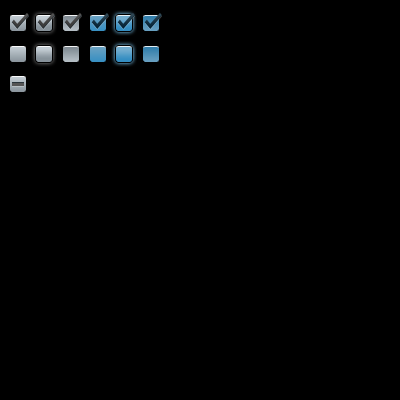
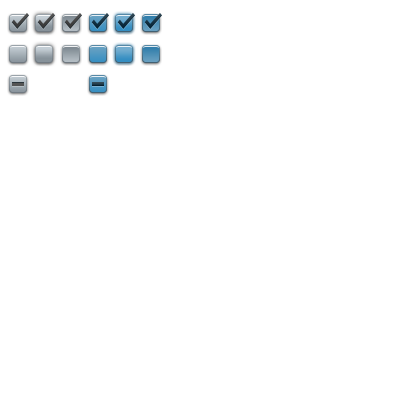
Before/after of a 400×400 layered artwork. What changed in the layer stack:
added layer "Shape 67 copy 12" in group "Check Boxes" over left=92, top=82, right=104, bottom=86
added layer "Shape 2 copy 15" in group "Check Boxes" over left=89, top=75, right=107, bottom=93
hid "Background" over left=0, top=0, right=400, bottom=400
